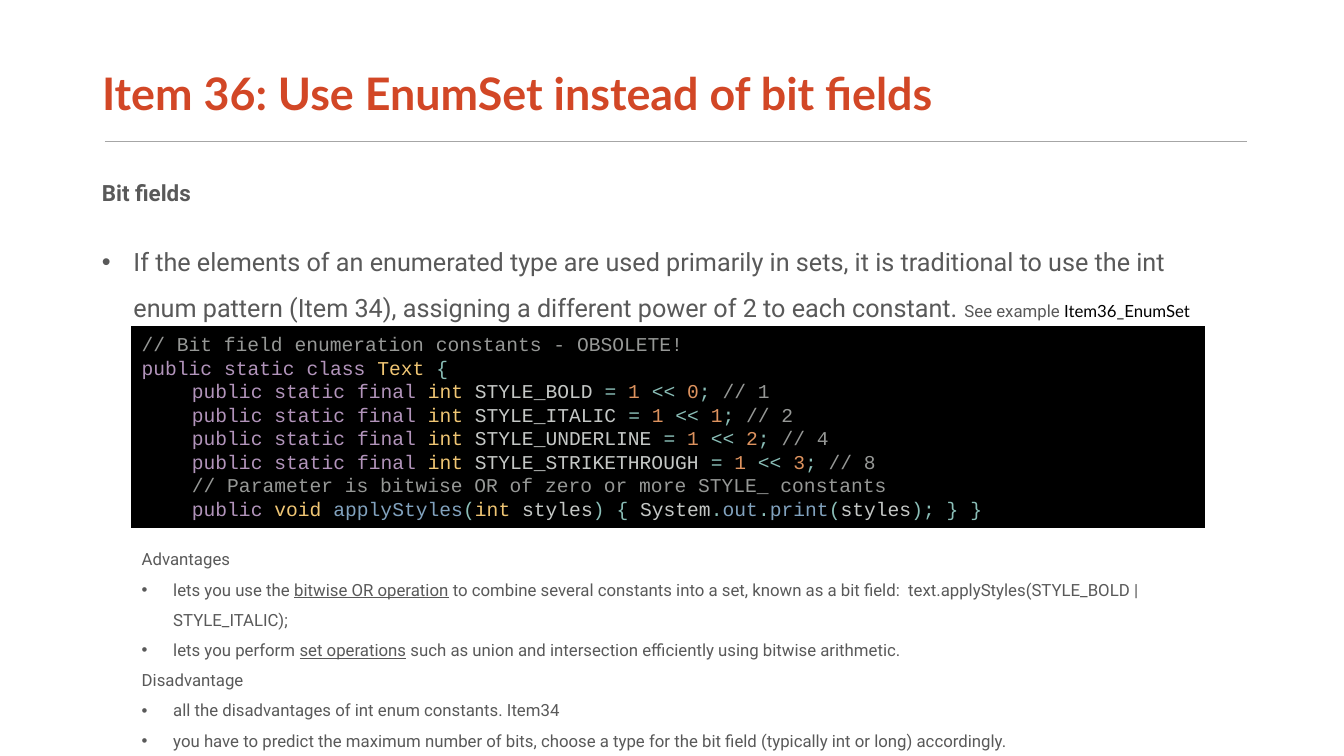
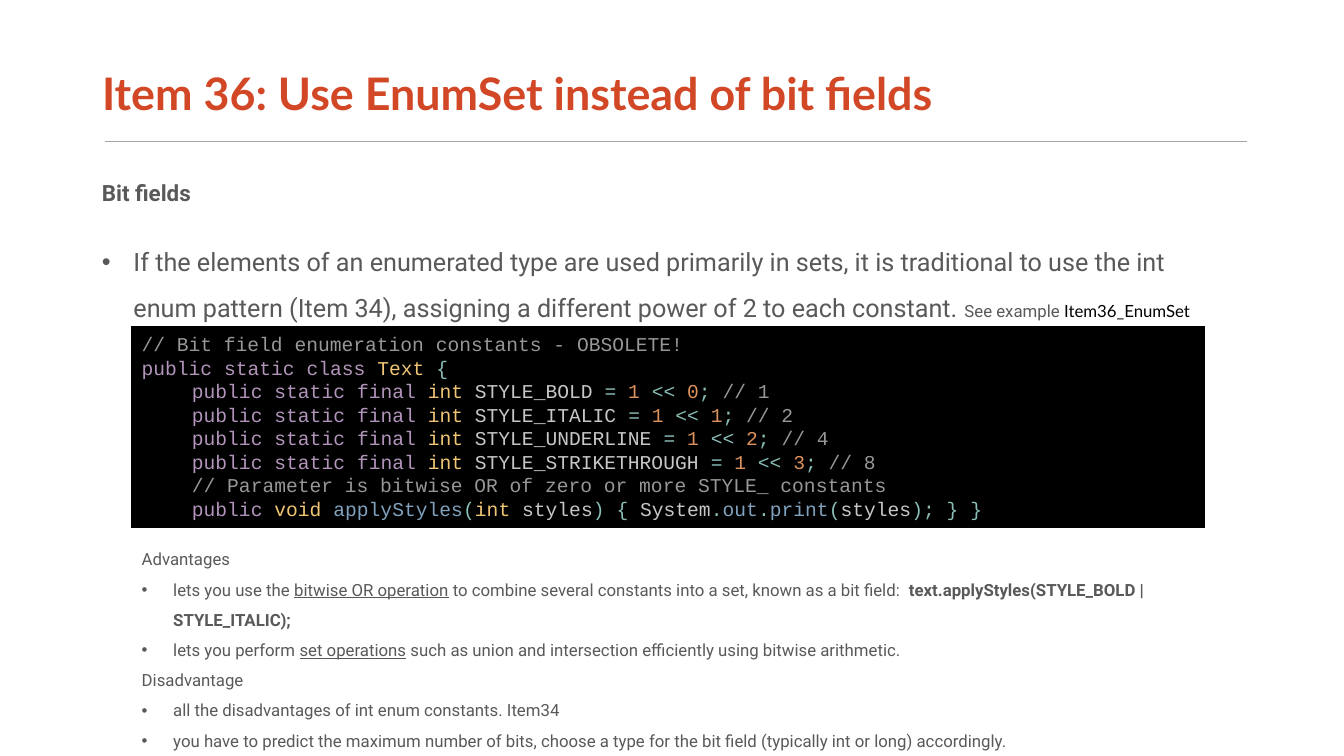
Before and after one commit to AlphaWang/alpha-effective-java-3e, a slide deck: slide 9 of 6_enums_and_annotations/EffectiveJava3rd_Chapter6.pptx. Drawn at 1344x756 pixels with LibreOffice and Linux fonts; fonts in the diff are those of the drawing. Boxes give left, top, right and bottom in pixels: in the first picture for what was removed or moved away, otherwise in the second. Text is boxed around its words. In the diff, an @@ line names an element or a change of style, - is before the commit and + after.

```diff
--- a/6_enums_and_annotations/EffectiveJava3rd_Chapter6.pptx
+++ b/6_enums_and_annotations/EffectiveJava3rd_Chapter6.pptx
@@ text at (x1=173, y1=583, x2=1135, y2=630): bold on in "text.applyStyles(STYLE_BOLD | STYLE_ITALIC);" @@
```
Also in this commit, not shown: 2 other slides changed.
